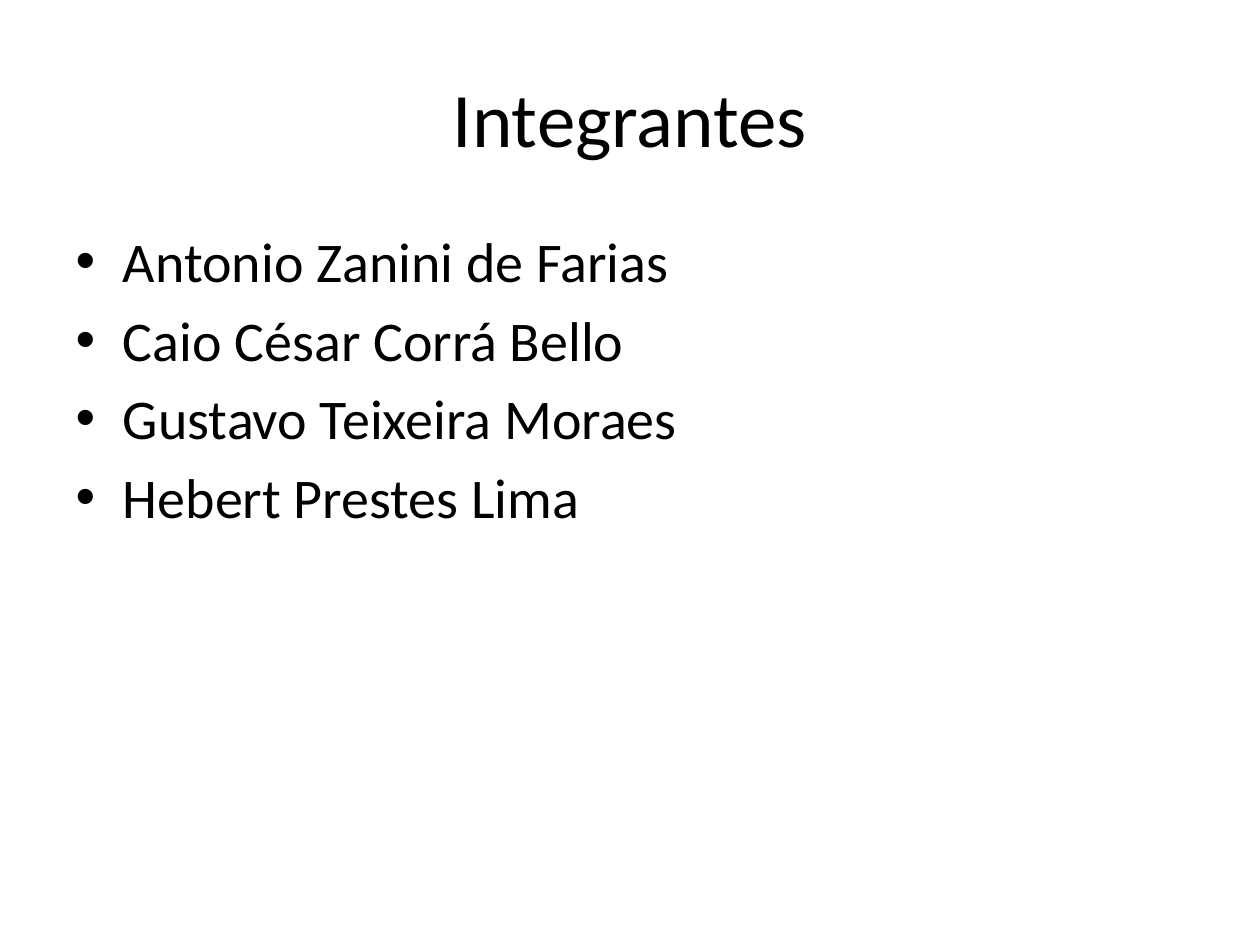
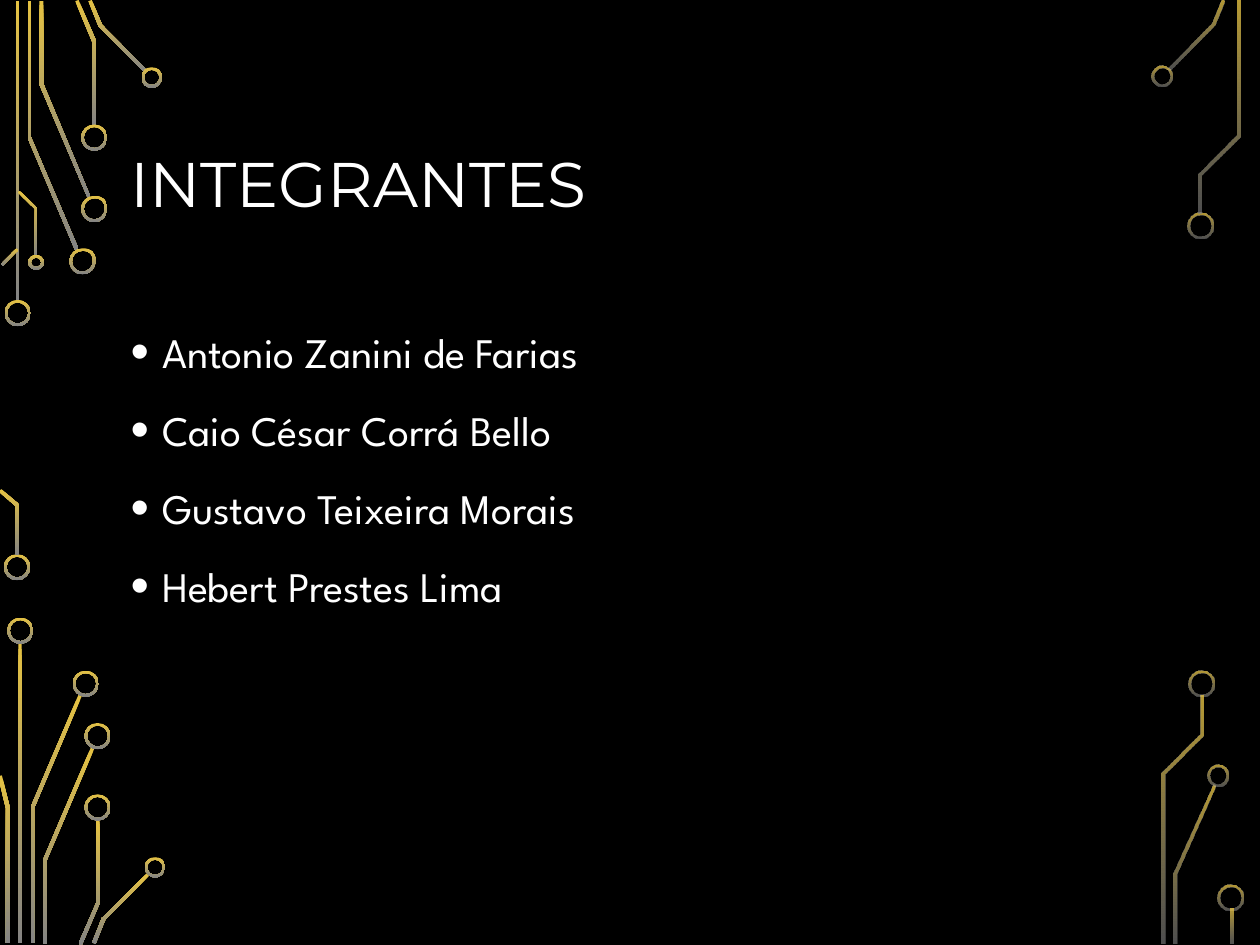
Before and after one commit to AntonioZanini/TCC-ETEC-ELO20-02, a slide deck: slide 2 of TCC.pptx. Drawn at 1260x945 pixels with LibreOffice and Linux fonts; fonts in the diff are those of the drawing; background and template pictures are left out. Boxes give left, top, right and bottom in pixels: in the first picture for what was removed or moved away, otherwise in the second. Text is boxed around its words. In the diff, an @@ line names an element or a change of style, - is before the commit and + after.

```diff
--- a/TCC.pptx
+++ b/TCC.pptx
@@ background #FFFFFF to picture (left out) @@
@@ title at box(131, 162, 587, 208): text changed; size 44 to 36 pt; font Calibri to Montserrat; text colour #000000 to #FFFFFF @@
-Integrantes
+INTEGRANTES
@@ text "Antonio Zanini de Farias": place and size @@
-text "Antonio Zanini de Farias" at box(123, 243, 676, 519)
+text "Antonio Zanini de Farias" at box(162, 339, 578, 603)
@@ text at box(162, 339, 578, 603): size 32 to 24 pt, font Calibri to League Spartan, text colour #000000 to #FFFFFF in "Antonio Zanini de Farias", "Caio César Corrá Bello", "Hebert Prestes Lima"; indent changed; line spacing 1 to 1.2; more space between paragraphs @@
@@ text at box(162, 495, 575, 525): text changed; size 32 to 24 pt; font Calibri to League Spartan; text colour #000000 to #FFFFFF @@
-• Gustavo Teixeira Moraes
+• Gustavo Teixeira Morais
@@ group added at box(0, 0, 1244, 945): 33 freeform shapes, 3 rectangles @@
```
Also in this commit, not shown: 21 other slides changed, 1 slide added, 1 slide removed.
